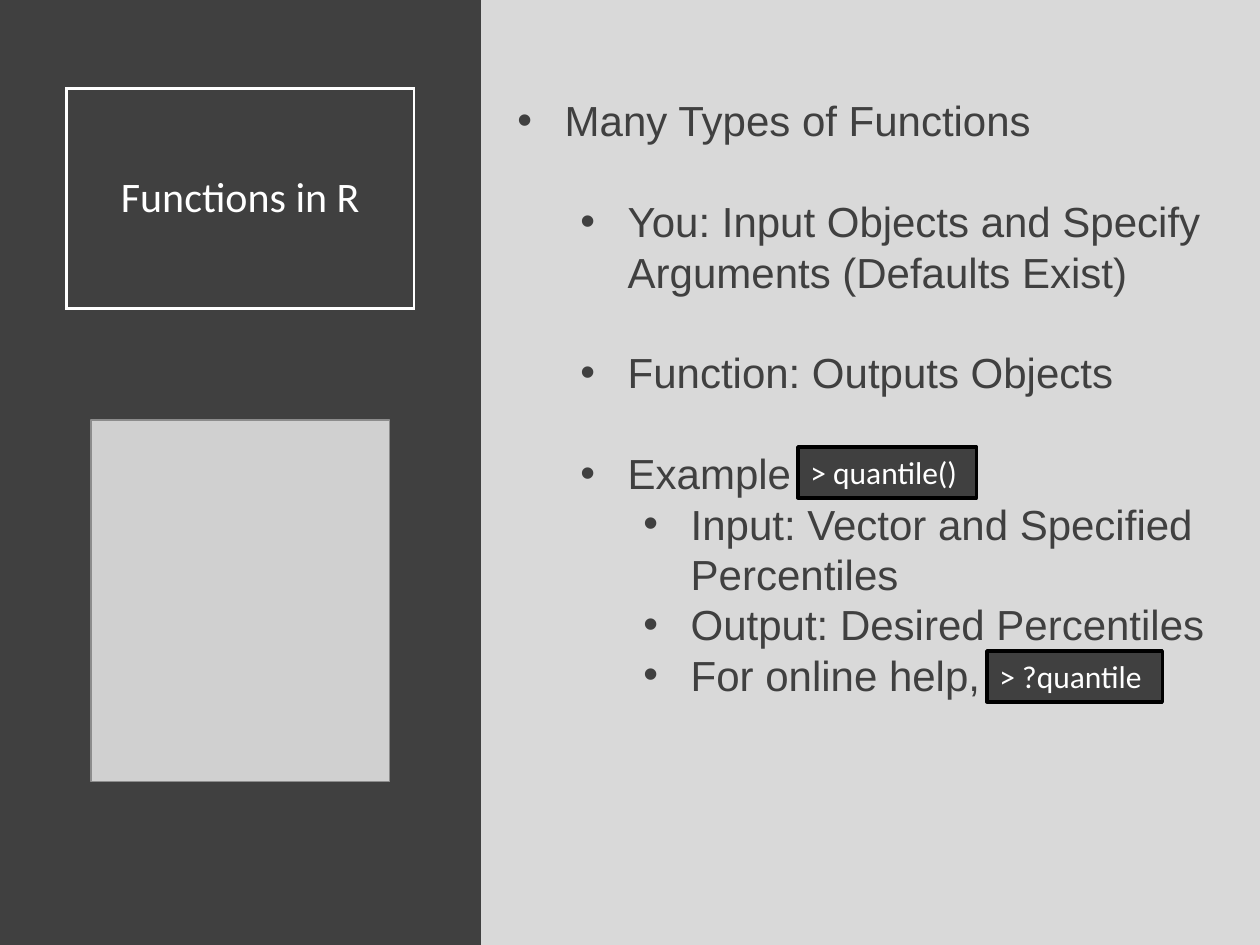
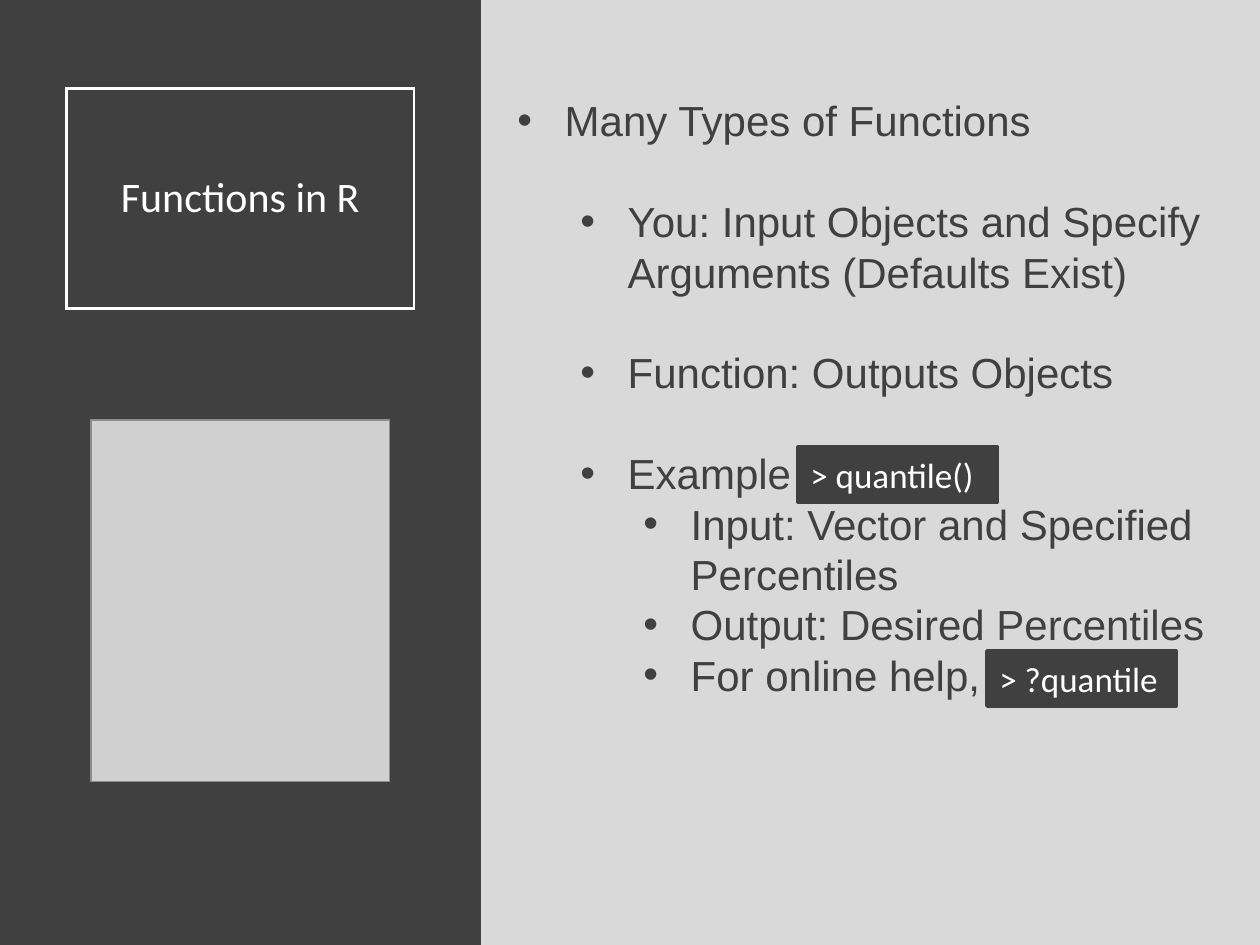
Before and after one commit to Yixf-Self/STOR320_WEBSITE, a slide deck: slide 14 of Lecture/Lecture 3/Lecture 3.pptx. Drawn at 1260x945 pixels with LibreOffice and Linux fonts; fonts in the diff are those of the drawing; grey boxes stand for pictures. Boxes give left, top, right and bottom in pixels: in the first picture for what was removed or moved away, otherwise in the second. Text is boxed around its words. In the diff, an @@ line names an element or a change of style, - is before the commit and + after.

Commit message:
Lecture 3 Commit

```diff
--- a/Lecture/Lecture 3/Lecture 3.pptx
+++ b/Lecture/Lecture 3/Lecture 3.pptx
@@ rectangle "> quantile()" at (x1=798, y1=447, x2=997, y2=503): size 18 to 20 pt; outline #000000 2 pt to #404040 2 pt @@
@@ rectangle "> quantile()" resized from (x1=798, y1=447, x2=976, y2=498) to (x1=798, y1=447, x2=997, y2=503) @@
@@ rectangle "> ?quantile" resized from (x1=987, y1=651, x2=1162, y2=702) to (x1=987, y1=651, x2=1176, y2=707) @@
@@ rectangle "> ?quantile" at (x1=987, y1=651, x2=1176, y2=707): size 18 to 20 pt; outline #000000 2 pt to #404040 2 pt @@
```
Also in this commit, not shown: 2 other slides changed, 1 other file.
